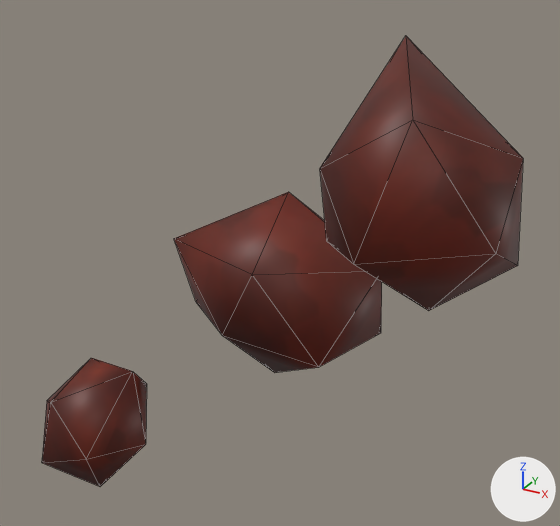
What one commit did to the Blender file source/Assets/models/Background Debris/astroidField_MO.blend.
One viewpoint serves both versions: a 50 mm lens placed at (2.53, -4.54, 3.12), pointed at (-0.12, 0.28, 0.71). Every picture has the same lights, and +X, +Y and +Z are marked at lower right. Mesh edges are drawn as thin lines.

The scene before the commit, as lines of its bpy script (objects in view):
```python
me_icosphere = bpy.data.meshes.new('Icosphere')
me_icosphere.from_pydata(...)  # 12 vertices, 20 faces; spans x -0.78..1.16, y -0.8..0.89, z -0.89..0.99
me_icosphere.polygons.foreach_set('use_smooth', [True] * 20)
me_icosphere.materials.append(mat_asteroid_tex_jpg)  # picture img_asteroid_tex_jpg
me_icosphere_004 = bpy.data.meshes.new('Icosphere.004')
me_icosphere_004.from_pydata(...)  # 12 vertices, 20 faces; spans x -0.78..1.16, y -0.8..0.95, z -0.89..0.99
me_icosphere_004.polygons.foreach_set('use_smooth', [True] * 20)
me_icosphere_004.materials.append(mat_asteroid_tex_jpg)  # picture img_asteroid_tex_jpg
me_icosphere_005 = bpy.data.meshes.new('Icosphere.005')
me_icosphere_005.from_pydata(...)  # 12 vertices, 20 faces; spans x -0.78..1.16, y -0.8..0.89, z -0.89..0.99
me_icosphere_005.polygons.foreach_set('use_smooth', [True] * 20)
me_icosphere_005.materials.append(mat_asteroid_tex_jpg)  # picture img_asteroid_tex_jpg
ob_icosphere = bpy.data.objects.new('Icosphere', me_icosphere)
ob_icosphere.parent = ob_empty
ob_icosphere.location = (0.0, 0.0, 0.0)
ob_icosphere_001 = bpy.data.objects.new('Icosphere.001', me_icosphere_004)
ob_icosphere_001.parent = ob_empty_001
ob_icosphere_001.location = (0.0, 0.0, 0.0)
ob_icosphere_002 = bpy.data.objects.new('Icosphere.002', me_icosphere_005)
ob_icosphere_002.parent = ob_empty_002
ob_icosphere_002.location = (0.0, 0.0, 0.0)
```
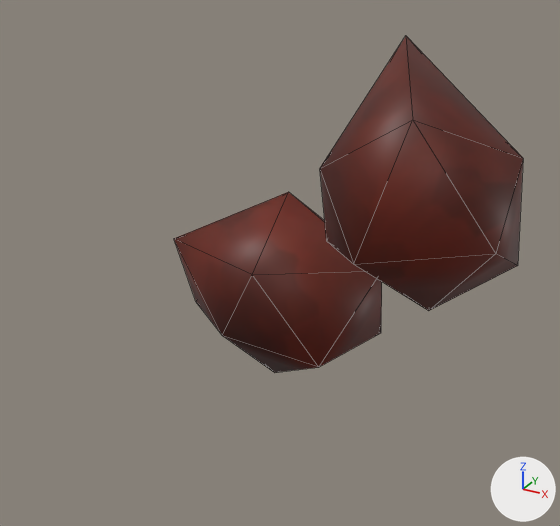
Boxes (x1, y1, x2, y2) around the edits, measured in the pictures (560 x 526 px):
'Icosphere.001', no longer drawn (brown)
    before: (42, 358, 147, 487)

Patch to the scene script:
```diff
--- a/source/Assets/models/Background Debris/astroidField_MO.blend.py
+++ b/source/Assets/models/Background Debris/astroidField_MO.blend.py
@@ me_icosphere_004 @@
 # used by ob_icosphere_001; parent = ob_empty_001; location = (0.0, 0.0, 0.0)
-me_icosphere_004.from_pydata(...)  # 12 vertices, 20 faces; spans x -0.78..1.16, y -0.8..0.95, z -0.89..0.99
-me_icosphere_004.materials.append(mat_asteroid_tex_jpg)  # picture img_asteroid_tex_jpg
+me_icosphere_004.from_pydata(...)  # 0 vertices, 0 faces; spans empty
+# me_icosphere_004 part 1: the whole mesh is rebuilt
```
